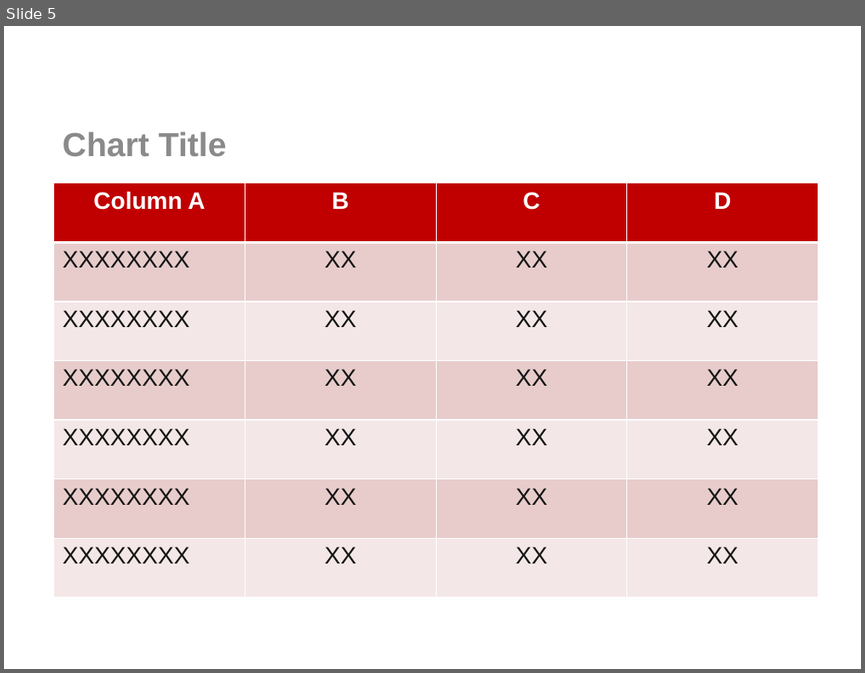
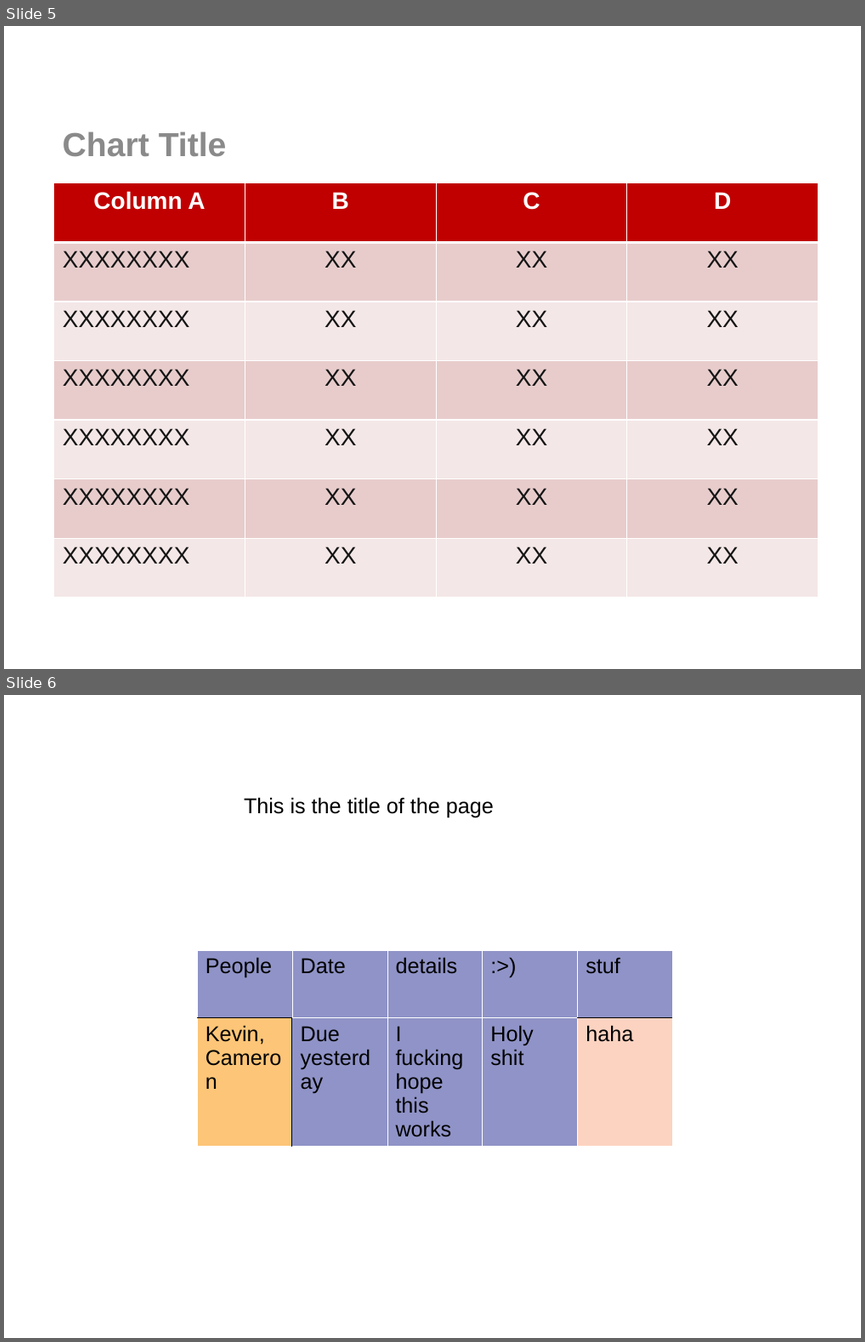
Before and after one commit to efwoods/pptx2py, a slide deck: template_sample.pptx. Shown one above the other, each under a label of ours: slide 5 before the commit, slides 5 and 6 after it. The pictures are 865x673 and 865x1342 pixels, drawn with LibreOffice and Linux fonts; fonts in the diff are those of the drawing; background and template pictures are left out. Boxes give left, top, right and bottom in pixels: in the first picture for what was removed or moved away, otherwise in the second. Text is boxed around its words. In the diff, an @@ line names an element or a change of style, - is before the commit and + after.

```diff
--- a/template_sample.pptx
+++ b/template_sample.pptx
@@ slide 6 added at (4, 695, 861, 1338), background #FFFFFF @@
@@ text added at (244, 797, 494, 818), 18 pt, text #000000 @@
+This is the title of the page
@@ table added at (197, 950, 672, 1140), 2 rows, 5 columns @@
+People | Date | details | :>) | stuf
+Kevin, Cameron | Due yesterday | I fucking hope this works | Holy shit | haha
```
Also in this commit, not shown: 1 slide removed.
